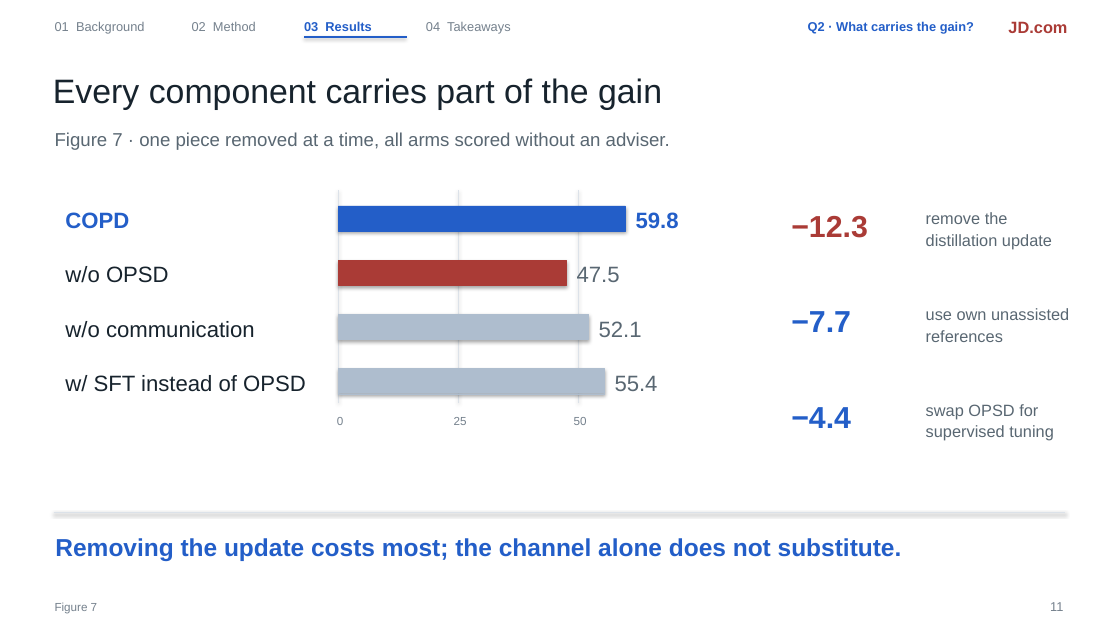
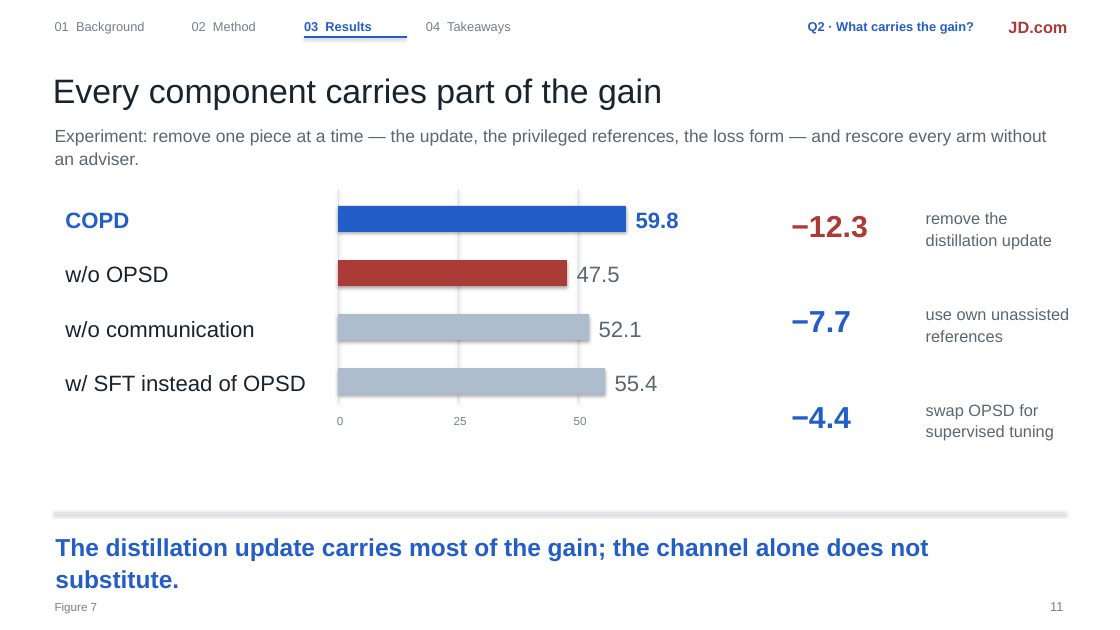
Before and after one commit to liruiluo/communicative-opsd, a slide deck: slide 11 of assets/slides/copd-slides.pptx. Drawn at 1120x630 pixels with LibreOffice and Linux fonts; fonts in the diff are those of the drawing. Boxes give left, top, right and bottom in pixels: in the first picture for what was removed or moved away, otherwise in the second. Text is boxed around its words. In the diff, an @@ line names an element or a change of style, - is before the commit and + after.

Commit message:
Results slides state the experiment and the claim instead of numbers

```diff
--- a/assets/slides/copd-slides.pptx
+++ b/assets/slides/copd-slides.pptx
@@ text at bbox=[55, 129, 1046, 165]: text changed; size 16 to 15 pt @@
-Figure 7 · one piece removed at a time, all arms scored without an adviser.
+Experiment: remove one piece at a time — the update, the privileged references, the loss form — and rescore every arm without an adviser.
@@ text at bbox=[55, 538, 928, 589]: text changed @@
-Removing the update costs most; the channel alone does not substitute.
+The distillation update carries most of the gain; the channel alone does not substitute.
```
Also in this commit, not shown: 11 other slides changed, 1 other file.
